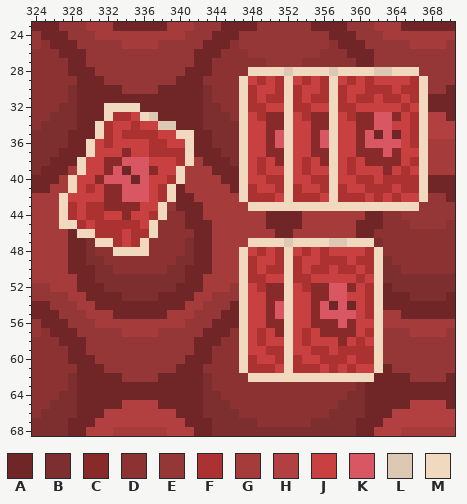
Edited in one commit: pixel-art file (CardGame/gfx/aseFiles/gamelayout.ase). Above: the version before the commit.
384x216 pixels, 1 frame. Colours within 5 levels of each other are drawn and written as one. Shown: x 324..370, y 23..68.
Visible layers, top first: "Layer 6", "Layer 1", "Layer 3", "Layer 5".
Palette (. is transparent): A #702626  B #7d2e2e  C #892a2a  D #8d3232  E #963737  F #ac3232  G #a53b3b  H #b24040  J #c84040  K #d95763  L #dcc8b3  M #f1d9c0
Pixels before, first column x 324:
23 AAAEEEGGGAAAAAAGGGEEEAAAAEEEEEEAAAAEEEGGGAAAAAA
24 EAAAEEEGGGGGGGGGGEEEAAAEEEEEEEEEEAAAEEEGGGGGGGG
25 EDAAAEEEEEGGGGEEEEEAAADEEEEEEEEEEDAAAEEEEEGGGGE
26 DDDAAAEEEEEEEEEEEEAAADDDEEEEEEEEDDDAAAEEEEEEEEE
27 DDDDAAEEEEEEEEEEEEAADDDDDDEEEEDDDDDDAAEEEEEEEEE
28 DDDDAAAEEEEEEEEEEAAADDDDMMMMLMMMMLMMMMLLMMMEEEE
29 DDDDDAAAEEEEEEEEAAADDDDMJFJFMJFJFMJFJFJJJJFMEEE
30 DDDDBAAAAAEEEEAAAAABDDDMFJJFMFJJFMFJJFFFJFFMEEA
31 DDDDBAAAAAAAAAAAAAABDDDMFJFFMFJFFMFJFFJFFJFMAAA
32 DDDBBAAAMMMMAAAAAAABBDDMFFJJMFFJJMFFJJJJJFJMAAA
33 DDBBBAAAMFFJMLAAAAABBBDMJFCCMJFCCMJFCCKKCJFMHHA
34 DBBBBAAMFJJFJJLLAAABBBBMJJCCMJJCCMJJCCKKJJFMHHH
35 BBBBAAAMFJFFFFJJMMAABBBMJJCKMJJCKMJJCKAKAJFMHHH
36 BBBBAAMJFJJJJFFJJMAABBBMJJCKMJJCKMJJCKKKKJFMGGG
37 BBBAAAMJJJCJJFFFFMAAABBMJJCCMJJCCMJJCCCKCJJMGGG
38 BBAAAMJJCCKKKJJJFMGAAABMJFJCMJFJCMJFJCCCCJFMGGG
39 BAAAGMJJCKAKKCJJMGGGAAAMJFJJMJFJJMJFJJJCJFJMGGG
40 AAAGMJJCKKKAKJJFMGGGGAAMJJFFMJJFFMJJFFJFFFFMAAA
41 AAGGMJFJCCKKKJFMAGGGGGAMFJJFMFJJFMFJJFFFJFFMAAA
42 GGGMJJJJCCKKKJFMAAGGGGGMFFFJMFFFJMFFFJFJFJJMEEA
43 GGGMFJFFCCCCJJMEAAAGGGGGMMMMMMMMMMMMMMMMMMMEEEE
44 GGGMFJFFJJCJJFMDDAAGGGGGGGAAAAGGGGGGGAADDEEEEEE
45 GGGMMFJFFFFFJMDDDAAAGGGGGGAAAAGGGGGGAAADDDEEEED
46 GGGGAMMFFFJFFMDDDDAAGGGGGGGAAGGGGGGGAADDDDDDDDD
47 GGGGAABMMFJFMDDDDBAAGGGGMMMMLMMMMLLMMMBDDDDDDDD
48 GGGGAABDDMMMMDDDDBAAGGGMJFJFMJFJFJJJJFMDDDDDDDD
49 GGGGAABBDDDDDDDDBBAAGGGMFJJFMFJJFFFJFFMBDDDDDDD
50 GGGGAAABBDDDDDDBBAAAGGGMFJFFMFJFFJFFJFMBBDDDDDD
51 GGGGGAABBBBBBBBBBAAGGGGMFFJJMFFJJJJJFJMBBBBBBBB
52 EEGGGAAABBBBBBBBAAAGGGEMJFCCMJFCCKKCJFMABBBBBBB
53 EEEEGGAAAABBBBAAAAGGEEEMJJCCMJJCCKKJJFMAAABBBBA
54 AAEEEGGAAAAAAAAAAGGEEEAMJJCKMJJCKAKAJFMAAAAAAAA
55 AAAEEEGGGAAAAAAGGGEEEAAMJJCKMJJCKKKKJFMGGAAAAAA
56 EAAAEEEGGGGGGGGGGEEEAAAMJJCCMJJCCCKCJJMGGGGGGGG
57 EDAAAEEEEEGGGGEEEEEAAADMJFJCMJFJCCCCJFMEEEGGGGE
58 DDDAAAEEEEEEEEEEEEAAADDMJFJJMJFJJJCJFJMEEEEEEEE
59 DDDDAAEEEEEEEEEEEEAADDDMJJFFMJJFFJFFFFMEEEEEEEE
60 DDDDAAAEEEEEEEEEEAAADDDMFJJFMFJJFFFJFFMEEEEEEEE
61 DDDDDAAAEEEEEEEEAAADDDDMFFFJMFFFJFJFJJMAEEEEEEE
62 DDDDBAAAAAEEEEAAAAABDDDDMMMMMMMMMMMMMMAAAAEEEEA
63 DDDDBAAAAAAAAAAAAAABDDDDDDDDDDDDDDDDBAAAAAAAAAA
64 DDDBBAAAAAAAAAAAAAABBDDDDDDDDDDDDDDBBAAAAAAAAAA
65 DDBBBAAAAAHHHHAAAAABBBDDDDDDDDDDDDBBBAAAAAHHHHA
66 DBBBBAAAHHHHHHHHAAABBBBDDDDDDDDDDBBBBAAAHHHHHHH
67 BBBBAAAHHHHHHHHHHAAABBBBBDDDDDDBBBBBAAAHHHHHHHH
68 BBBBAAHHHGGGGGGHHHAABBBBBBBBBBBBBBBBAAHHHGGGGGG
After:
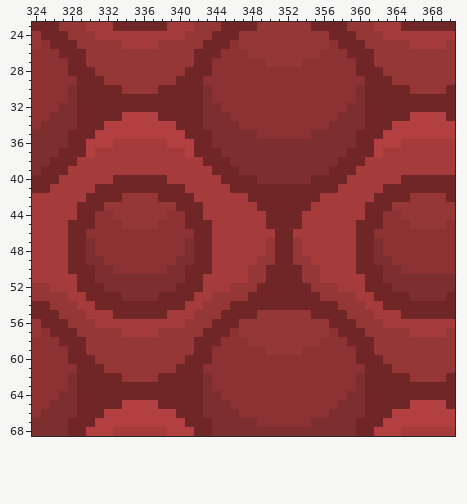
From old to new:
layer "carpet" added
layer "Layer 5" removed
layer "Layer 6" removed
Layer "carpet":
y 28: x 348..366 MMMMLMMMMLMMMMLLMMM -> DDDDDDDDDDDDAAAEEEE
y 29: x 347..367 MJFJFMJFJFMJFJFJJJJFM -> DDDDDDDDDDDDDDAAAEEEE
y 30: x 347..367 MFJJFMFJJFMFJJFFFJFFM -> DDDDDDDDDDDDDBAAAAAEE
y 31: x 347..367 MFJFFMFJFFMFJFFJFFJFM -> DDDDDDDDDDDDDBAAAAAAA
y 32: x 332..335 MMMM -> AAAA; x 347..367 MFFJJMFFJJMFFJJJJJFJM -> DDDDDDDDDDDDBBAAAAAAA
y 33: x 332..337 MFFJML -> AAHHHH; x 347..367 MJFCCMJFCCMJFCCKKCJFM -> DDDDDDDDDDDBBBAAAAAHH
y 34: x 331..339 MFJJFJJLL -> AHHHHHHHH; x 347..367 MJJCCMJJCCMJJCCKKJJFM -> DDDDDDDDDDBBBBAAAHHHH
y 35: x 331..341 MFJFFFFJJMM -> HHHHHHHHHHA; x 347..361 MJJCKMJJCKMJJCK -> BBDDDDDDBBBBBAA; x 363..367 KAJFM -> HHHHH
y 36: x 330..341 MJFJJJJFFJJM -> HHHGGGGGGHHH; x 347..367 MJJCKMJJCKMJJCKKKKJFM -> BBBBBBBBBBBBBAAHHHGGG
y 37: x 330..341 MJJJCJJFFFFM -> HGGGGGGGGGGH; x 347..367 MJJCCMJJCCMJJCCCKCJJM -> BBBBBBBBBBBBAAAHGGGGG
y 38: x 329..341 MJJCCKKKJJJFM -> GGGGGGGGGGGGG; x 347..367 MJFJCMJFJCMJFJCCCCJFM -> BBBBBBBBBBBAAAGGGGGGG
y 39: x 329..340 MJJCKAKKCJJM -> GGGGGGGGGGGG; x 347..367 MJFJJMJFJJMJFJJJCJFJM -> BBBBBBBBBBAAAGGGGGGGG
y 40: x 328..334 MJJCKKK -> GGGGGAA; x 336..340 KJJFM -> AAAGG; x 347..367 MJJFFMJJFFMJJFFJFFFFM -> AABBBBBBAAAAGGGGGGAAA
y 41: x 328..339 MJFJCCKKKJFM -> GGGAAAAAAAAA; x 347..367 MFJJFMFJJFMFJJFFFJFFM -> AAAAAAAAAAAGGGGGAAAAA
y 42: x 327..339 MJJJJCCKKKJFM -> GGGAAAAEEEEAA; x 347..367 MFFFJMFFFJMFFFJFJFJJM -> GAAAAAAAAGGGGGGAAAAEE
y 43: x 327..338 MFJFFCCCCJJM -> GGAAAEEEEEEE; x 348..366 MMMMMMMMMMMMMMMMMMM -> GAAAAAAGGGGGGAAAEEE
y 44: x 327..338 MFJFFJJCJJFM -> GGAADDEEEEEE
y 45: x 327..337 MMFJFFFFFJM -> GAAADDDEEEE
y 46: x 329..337 MMFFFJFFM -> ADDDDDDDD
y 47: x 331..336 MMFJFM -> DDDDDD; x 348..361 MMMMLMMMMLLMMM -> GGEAAEGGGGGGAA
y 48: x 333..336 MMMM -> DDDD; x 347..362 MJFJFMJFJFJJJJFM -> GGGEAAEGGGGGGAAB
y 49: x 347..362 MFJJFMFJJFFFJFFM -> GGEEAAEEGGGGGAAB
y 50: x 347..362 MFJFFMFJFFJFFJFM -> GEEAAAAEEGGGGAAA
y 51: x 347..362 MFFJJMFFJJJJJFJM -> GEEAAAAEEGGGGGAA
y 52: x 347..362 MJFCCMJFCCKKCJFM -> EEAAAAAAEEEGGGAA
y 53: x 347..362 MJJCCMJJCCKKJJFM -> EAAAAAAAAEEEEGGA
y 54: x 347..356 MJJCKMJJCK -> AAAAAAAAAA; x 358..362 KAJFM -> EEEGG
y 55: x 347..362 MJJCKMJJCKKKKJFM -> AAEEEEEEAAAAEEEG
y 56: x 347..362 MJJCCMJJCCCKCJJM -> EEEEEEEEEEAAAEEE
y 57: x 347..362 MJFJCMJFJCCCCJFM -> EEEEEEEEEEDAAAEE
y 58: x 347..362 MJFJJMJFJJJCJFJM -> DEEEEEEEEDDDAAAE
y 59: x 347..362 MJJFFMJJFFJFFFFM -> DDDEEEEDDDDDDAAE
y 60: x 347..362 MFJJFMFJJFFFJFFM -> DDDDDDDDDDDDDAAA
y 61: x 347..362 MFFFJMFFFJFJFJJM -> DDDDDDDDDDDDDDAA
y 62: x 348..361 MMMMMMMMMMMMMM -> DDDDDDDDDDDDBA
Boxes around the changes in both pictures, in picture pixels (x1, y1, x2, y2):
changed: (239, 67, 428, 211)
changed: (59, 103, 194, 256)
changed: (239, 238, 383, 382)
